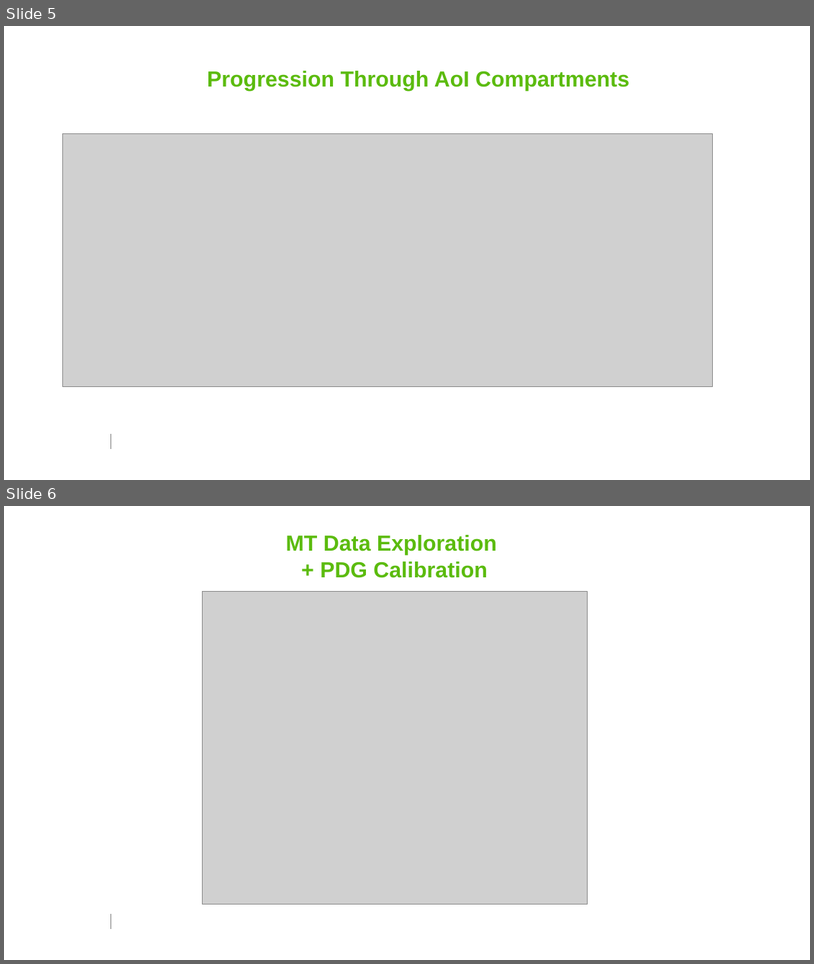
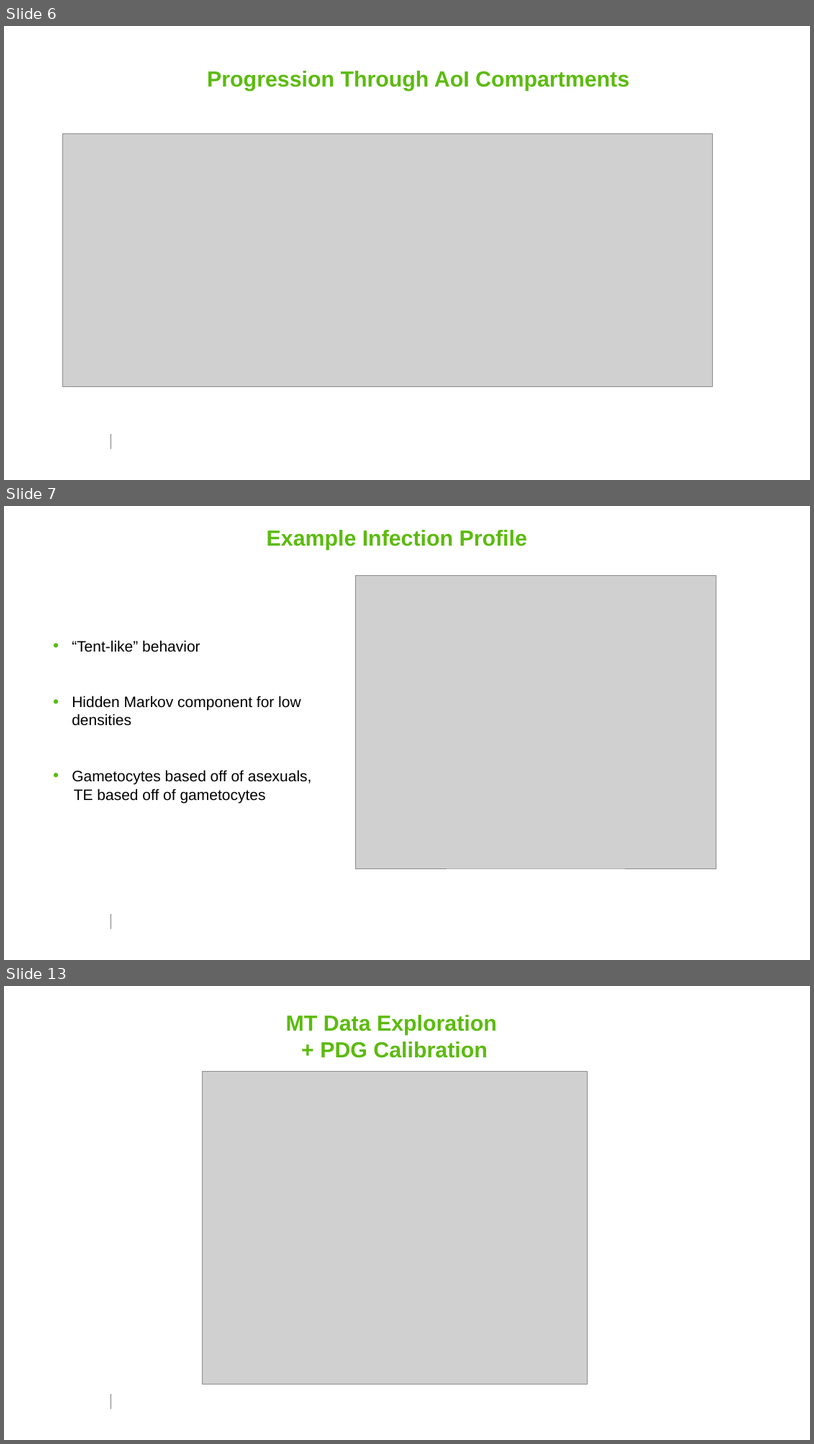
Before and after one commit to smitdave/MASH-Main, a slide deck: MASH-dev/JohnHenry/PDG/PfPDG.pptm. Shown one above the other, each under a label of ours: slides 5 and 6 before the commit, slides 6, 7 and 13 after it; the slides between them are not shown. The pictures are 814x964 and 814x1444 pixels, drawn with LibreOffice and Linux fonts; fonts in the diff are those of the drawing; grey boxes stand for pictures; background and template pictures are left out. Boxes give left, top, right and bottom in pixels: in the first picture for what was removed or moved away, otherwise in the second. Text is boxed around its words. In the diff, an @@ line names an element or a change of style, - is before the commit and + after.

```diff
--- a/MASH-dev/JohnHenry/PDG/PfPDG.pptm
+++ b/MASH-dev/JohnHenry/PDG/PfPDG.pptm
@@ slide 7 added at [4,506,810,960], background #FFFFFF; not listed: 1 template element that a slide beside it also shows @@
@@ title added at [267,530,527,550], 26 pt, text #5BBB0E, bold @@
+Example Infection Profile
@@ picture added at [355,576,716,868] @@
@@ text added at [72,640,312,803], 18 pt, text #000000 @@
+• “Tent-like” behavior
+• Hidden Markov component for low densities
+• Gametocytes based off of asexuals,
+TE based off of gametocytes
@@ what was slide 5 is now slide 6 @@
@@ what was slide 6 is now slide 13 @@
```
Also in this commit, not shown: 5 slides changed, 10 other slides added, 2 slides removed, 5 other files.
